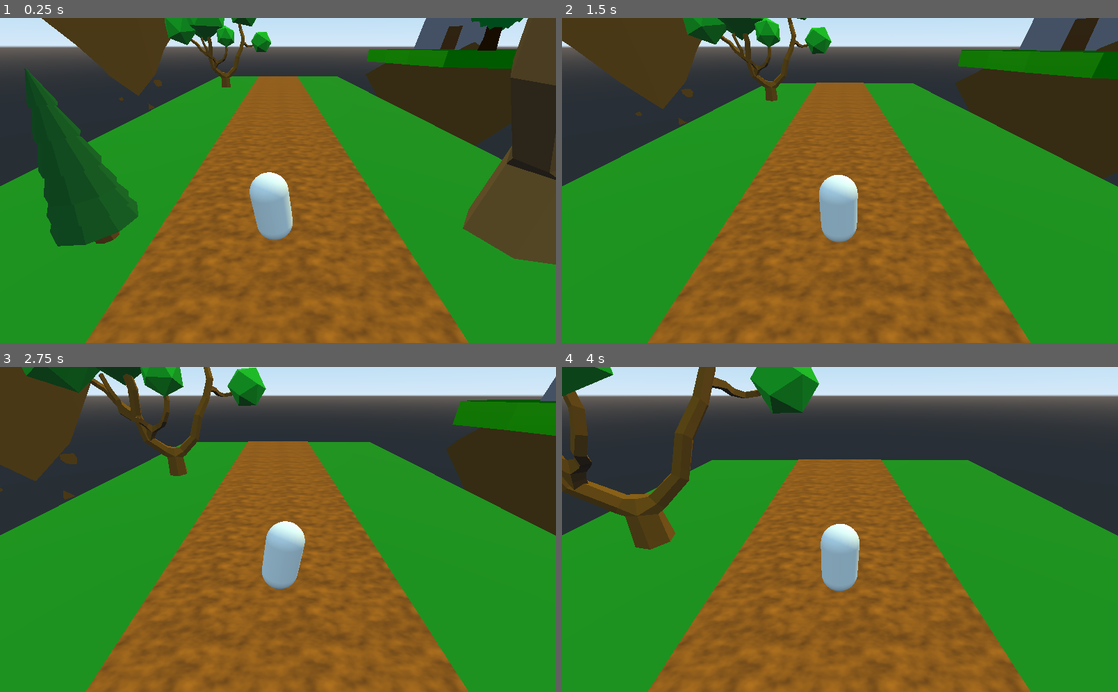
Above: before the commit, frames 1-4 (two rows, left to right).
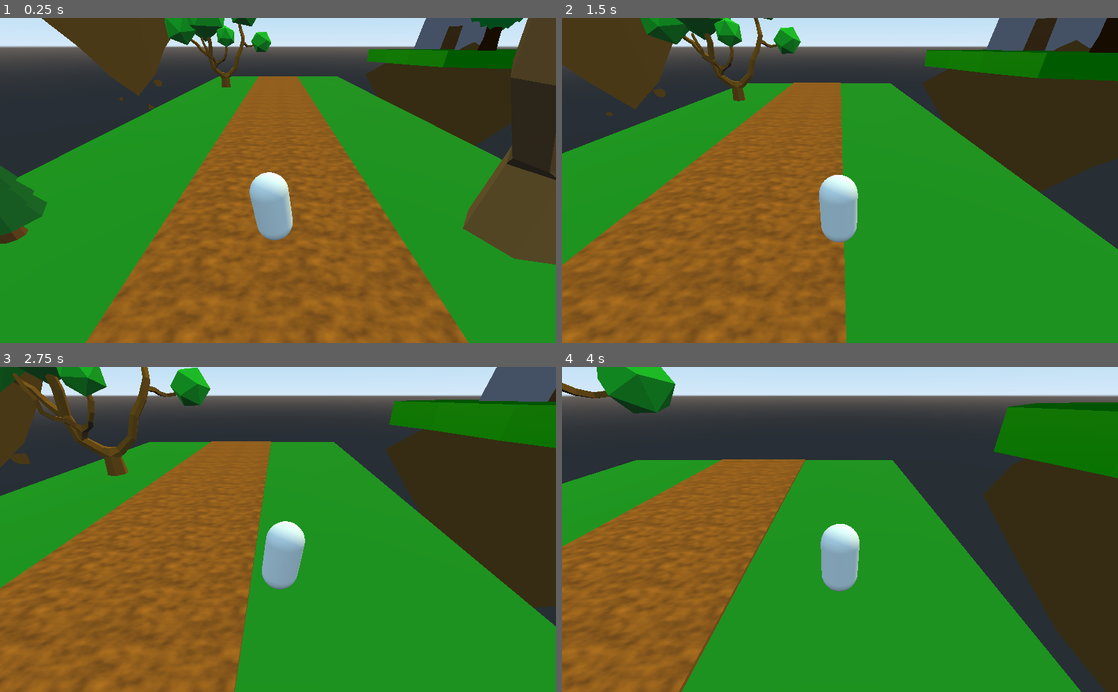
Above: after the commit, the same moments.

Repository: ItsMeLukeboi/Godot_Infinite_Runner
Game: Godot game, scene res://Main.tscn
The game is run twice, just before and just after one commit, with the same random seed, the same clock (stepped at 60 frames per second) and the same inputs.
Inputs:
- Up to frame 1 (0.25 s): no input
- Up to frame 2 (1.5 s): hold D (move_right, bound only after the commit) 0.53-1.28 s; hold A (move_left, bound only after the commit) from 1.28 s (still down)
- Up to frame 3 (2.75 s): release A (move_left, bound only after the commit) at 2.03 s; hold D (move_right, bound only after the commit) from 2.03 s (still down)
- Up to frame 4 (4 s): release D (move_right, bound only after the commit) at 3.53 s; hold A (move_left, bound only after the commit) from 3.53 s (still down)

The runs differ from the first frame. In frame 1, 6.5% of the frame differs, in the area x 0-25%, y 15-71%; in frame 2, 45%; in frame 3, 53%; in frame 4, 72%, in the area x 0-100%, y 0-100%.

Commit message:
koomenttiii

Diff:
--- a/Player.gd
+++ b/Player.gd
@@ -1,9 +1,10 @@
 extends KinematicBody
 
 var run_speed : float = 8.0
+var sidestep_speed : float = 7.0
+var velocity := Vector3()
 
 var time : float = 0.0
-
 var step_freq : float = 2.0 #kuinka usein
 var step_height : float = 0.2 #kuinka korkea tää hahmo hyppy
 var step_tilt : float = 8.0 #astieta
@@ -24,4 +25,13 @@
 	boddy_hinge.rotation_degrees.z = step_tilt * sin(PI * step_freq * time)
 	time += delta
 
-	move_and_slide(Vector3(0, 0, -run_speed))
+	var sideways: float = 0.0
+	if Input.is_action_pressed("move_right"):
+		sideways += 1.0
+	if Input.is_action_pressed("move_left"):
+		sideways -= 1.0
+
+	velocity.x = sideways * sidestep_speed
+	velocity.z = -run_speed
+
+	move_and_slide(Vector3(velocity))
--- a/RoadBase.tscn
+++ b/RoadBase.tscn
@@ -22,6 +22,9 @@
 material = SubResource( 5 )
 size = Vector3( 8, 1.2, 50 )
 
+[sub_resource type="BoxShape" id=7]
+extents = Vector3( 1, 2.5, 25 )
+
 [node name="RoadBase" type="Spatial"]
 
 [node name="Grass" type="MeshInstance" parent="."]
@@ -31,3 +34,17 @@
 [node name="Dirt_Road" type="MeshInstance" parent="Grass"]
 transform = Transform( 1, -1.67461e-10, 0, -1.36424e-11, 1, 3.49246e-10, 0, 0, 1, 0, 0, 0 )
 mesh = SubResource( 6 )
+
+[node name="Colliders" type="Spatial" parent="Grass/Dirt_Road"]
+
+[node name="GuardRailRight" type="StaticBody" parent="Grass/Dirt_Road/Colliders"]
+transform = Transform( 1, 0, 0, 0, 1, 0, 0, 0, 1, -5, 3, 0 )
+
+[node name="CollisionShape" type="CollisionShape" parent="Grass/Dirt_Road/Colliders/GuardRailRight"]
+shape = SubResource( 7 )
+
+[node name="GuardRailLeft" type="StaticBody" parent="Grass/Dirt_Road/Colliders"]
+transform = Transform( 1, 0, 0, 0, 1, 0, 0, 0, 1, 5, 3, 0 )
+
+[node name="CollisionShape" type="CollisionShape" parent="Grass/Dirt_Road/Colliders/GuardRailLeft"]
+shape = SubResource( 7 )
--- a/RoadStart.tscn
+++ b/RoadStart.tscn
@@ -65,16 +65,6 @@
 mesh = SubResource( 3 )
 skeleton = NodePath("")
 
-[node name="lowpolytree2" type="MeshInstance" parent="Grass" index="2"]
-transform = Transform( 1, 0.000389363, -0.00116805, -0.000387587, 0.999999, 0.0015185, 0.00116864, -0.00151806, 0.999998, 5.03581, 2.25973, 5.13876 )
-mesh = SubResource( 3 )
-skeleton = NodePath("")
-
-[node name="lowpolytree3" type="MeshInstance" parent="Grass" index="3"]
-transform = Transform( 1, 0.000389363, -0.00116805, -0.000387587, 0.999999, 0.0015185, 0.00116864, -0.00151806, 0.999998, 5.11857, 2.20746, 12.391 )
-mesh = SubResource( 3 )
-skeleton = NodePath("")
-
 [node name="Lowpoly_tree_sample" type="MeshInstance" parent="." index="1"]
 transform = Transform( 0.5, 0, 0, 0, 0.5, 0, 0, 0, 0.5, -8.00951, 0.776036, -35.5024 )
 mesh = ExtResource( 2 )
@@ -96,7 +86,7 @@
 mesh = ExtResource( 3 )
 
 [node name="lowpolytree" type="MeshInstance" parent="." index="5"]
-transform = Transform( 1, 0, 0, 0, 1, 0, 0, 0, 1, -5.64512, 2.30779, -2.7655 )
+transform = Transform( 1, 0, 0, 0, 1, 0, 0, 0, 1, -8.77308, 2.30779, -2.7655 )
 mesh = ExtResource( 4 )
 material/0 = SubResource( 4 )
 material/1 = SubResource( 9 )
--- a/project.godot
+++ b/project.godot
@@ -18,6 +18,21 @@
 
 common/drop_mouse_on_gui_input_disabled=true
 
+[input]
+
+move_right={
+"deadzone": 0.5,
+"events": [ Object(InputEventKey,"resource_local_to_scene":false,"resource_name":"","device":0,"alt":false,"shift":false,"control":false,"meta":false,"command":false,"pressed":false,"scancode":68,"physical_scancode":0,"unicode":0,"echo":false,"script":null)
+, Object(InputEventKey,"resource_local_to_scene":false,"resource_name":"","device":0,"alt":false,"shift":false,"control":false,"meta":false,"command":false,"pressed":false,"scancode":16777233,"physical_scancode":0,"unicode":0,"echo":false,"script":null)
+ ]
+}
+move_left={
+"deadzone": 0.5,
+"events": [ Object(InputEventKey,"resource_local_to_scene":false,"resource_name":"","device":0,"alt":false,"shift":false,"control":false,"meta":false,"command":false,"pressed":false,"scancode":65,"physical_scancode":0,"unicode":0,"echo":false,"script":null)
+, Object(InputEventKey,"resource_local_to_scene":false,"resource_name":"","device":0,"alt":false,"shift":false,"control":false,"meta":false,"command":false,"pressed":false,"scancode":16777231,"physical_scancode":0,"unicode":0,"echo":false,"script":null)
+ ]
+}
+
 [physics]
 
 common/enable_pause_aware_picking=true
Not shown: 1 places in RoadBase.tscn that only renumber resources
